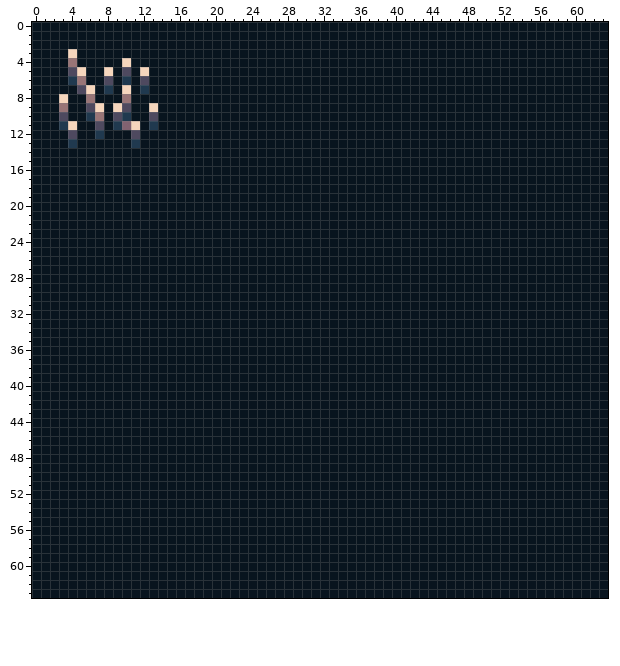
A pixel-art sprite gets an edit: assets/tilesets/entities_dungeons.png. This is how it looked before the edit.
The file is 64x64 pixels.
Now the later version:
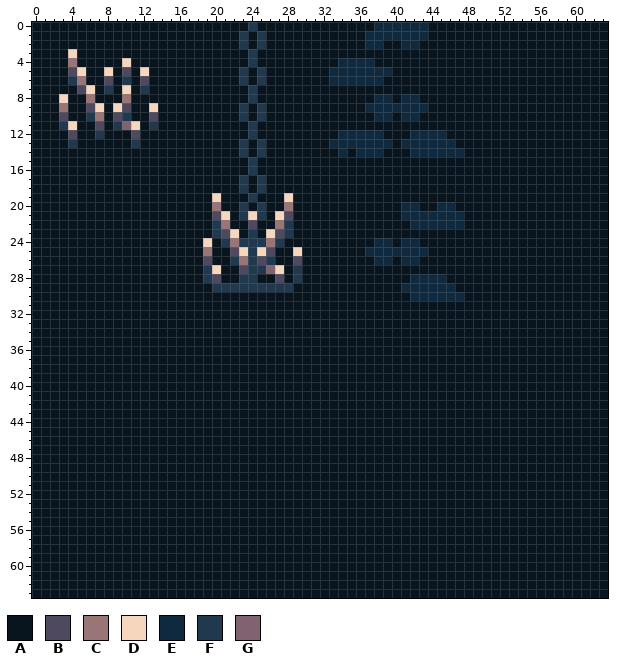
Palette (. is transparent): A #08141e  B #4e495f  C #997577  D #f6d6bd  E #0f2a3f  F #20394f  G #816271
Changes in this commit:
Colour A gives way to colour B in row 21 at x 20 and 28; in row 22 at x 24; in row 23 at x 21 and 27; in row 25 at x 22 and 26; in row 26 at x 19, 25 and 29; in row 27 at x 23.
Colour A gives way to colour B in row 28 at x 20 and 27.
Colour A gives way to colour C in row 20 at x 20 and 28; in row 22 at x 21 and 27; in row 24 at x 22 and 26; in row 25 at x 19; in row 26 at x 23.
Colour A gives way to colour D in row 19 at x 20 and 28; in row 21 at x 21, 24 and 27; in row 23 at x 22 and 26; in row 24 at x 19; in row 25 at x 23, 25 and 29; in row 27 at x 20 and 27.
Colour A gives way to colour E in row 0 at x 38 to 43; in row 1 at x 37 to 43; in row 2 at x 37 to 38 and 41 to 42; in row 4 at x 34 to 37; in row 5 at x 33 to 39; in row 6 at x 33 to 38.
Colour A gives way to colour E in row 8 at x 38 to 39 and 41 to 42; in row 9 at x 37 to 43; in row 10 at x 38 to 39 and 41 to 42; in row 12 at x 34 to 38 and 42 to 45; in row 13 at x 33 to 39 and 41 to 46; in row 14 at x 34, 36 to 38 and 42 to 47.
Colour A gives way to colour E in row 20 at x 41 to 42 and 45 to 46; in row 21 at x 41 to 47; in row 22 at x 42 to 47; in row 24 at x 38 to 39 and 41 to 42; in row 25 at x 37 to 43; in row 26 at x 38 to 39 and 41 to 42.
Colour A gives way to colour E in row 28 at x 42 to 45; in row 29 at x 41 to 46; in row 30 at x 42 to 47.
Colour A gives way to colour F in row 0 at x 24; in rows 1 to 2 at x 23 and 25; in rows 3 to 4 at x 24; in rows 5 to 6 at x 23 and 25; in rows 7 to 8 at x 24; in rows 9 to 10 at x 23 and 25.
Colour A gives way to colour F in rows 11 to 12 at x 24; in rows 13 to 14 at x 23 and 25; in rows 15 to 16 at x 24; in rows 17 to 18 at x 23 and 25; in row 19 at x 24; in rows 20 to 21 at x 23 and 25.
Colour A gives way to colour F in row 22 at x 20 and 28; in row 23 at x 20, 24 and 28; in row 24 at x 21, 23 to 25 and 27; in row 25 at x 24; in row 26 at x 22, 24 and 26; in row 27 at x 19, 24 to 25 and 29.
Colour A gives way to colour F in row 28 at x 19, 23 to 24 and 29; in row 29 at x 20 to 28.
Colour A gives way to colour G in row 27 at x 26.
Boxes around the changes in both pictures, in picture pixels (x1, y1, x2, y2):
changed: (203, 22, 302, 292)
changed: (329, 22, 464, 157)
changed: (365, 202, 464, 301)
